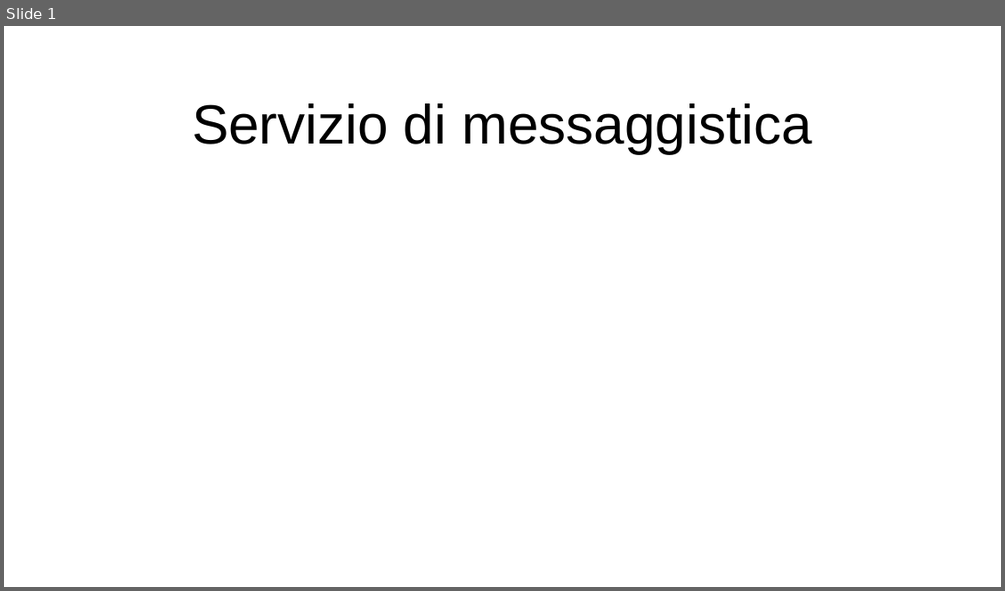
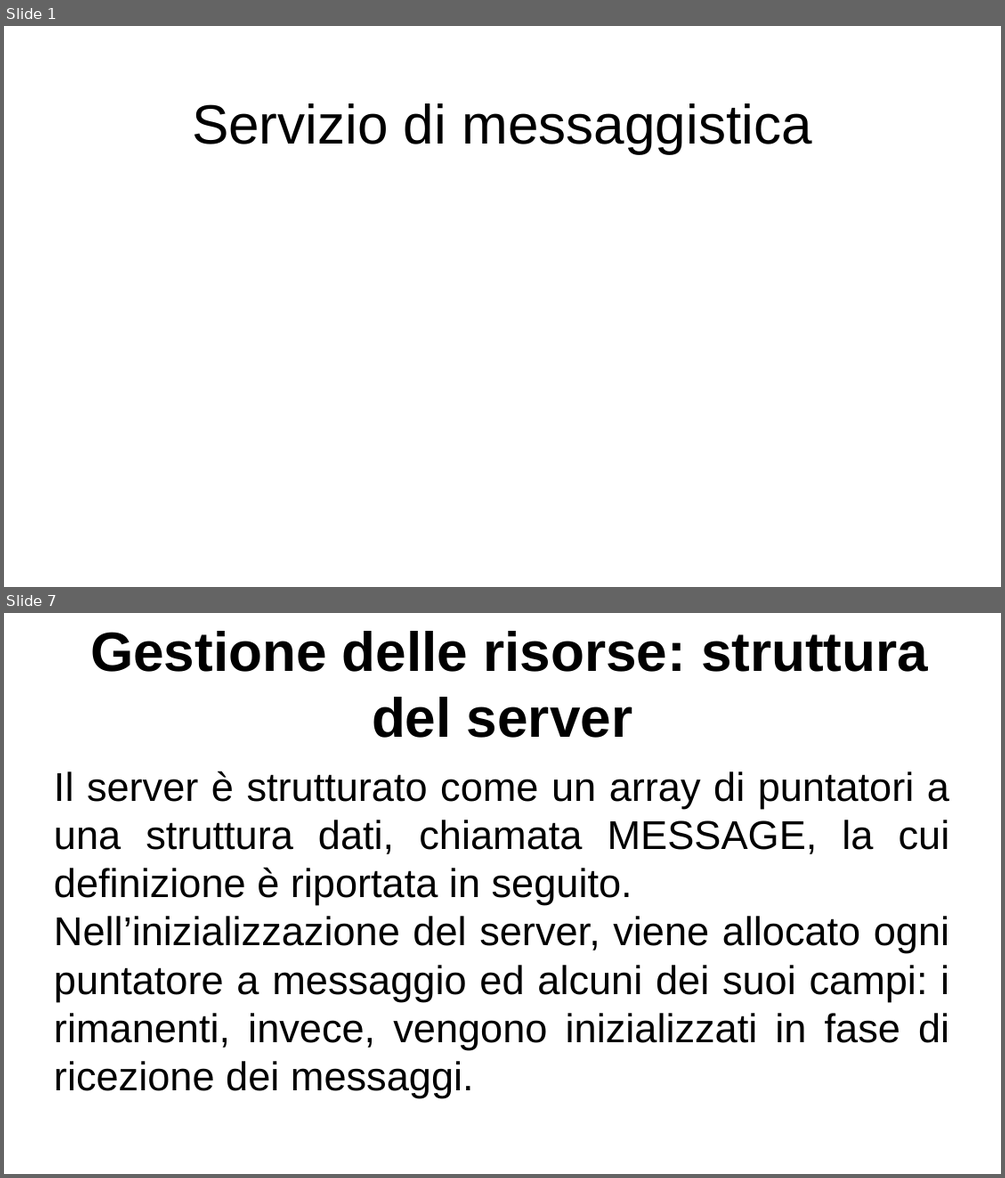
Before and after one commit to lucaMastro/progetto_SO, a slide deck: presentazione_progetto_SO.odp. Shown one above the other, each under a label of ours: slide 1 before the commit, slides 1 and 7 after it; the slides between them are not shown. The pictures are 1005x591 and 1005x1178 pixels, drawn with LibreOffice and Linux fonts; fonts in the diff are those of the drawing. Boxes give left, top, right and bottom in pixels: in the first picture for what was removed or moved away, otherwise in the second. Text is boxed around its words. In the diff, an @@ line names an element or a change of style, - is before the commit and + after.

```diff
--- a/presentazione_progetto_SO.odp
+++ b/presentazione_progetto_SO.odp
@@ slide 7 added at (x1=4, y1=613, x2=1001, y2=1174), background #FFFFFF @@
@@ title added at (x1=90, y1=631, x2=928, y2=738), 44 pt, text #000000, bold @@
+Gestione delle risorse: struttura del server
@@ subtitle added at (x1=54, y1=771, x2=950, y2=1098), 32 pt, text #000000 @@
+Il server è strutturato come un array di puntatori a una struttura dati, chiamata MESSAGE, la cui definizione è riportata in seguito.
+Nell’inizializzazione del server, viene allocato ogni puntatore a messaggio ed alcuni dei suoi campi: i rimanenti, invece, vengono inizializzati in fase di ricezione dei messaggi.
```
Also in this commit, not shown: 6 slides changed, 5 other slides added, 6 other files.
